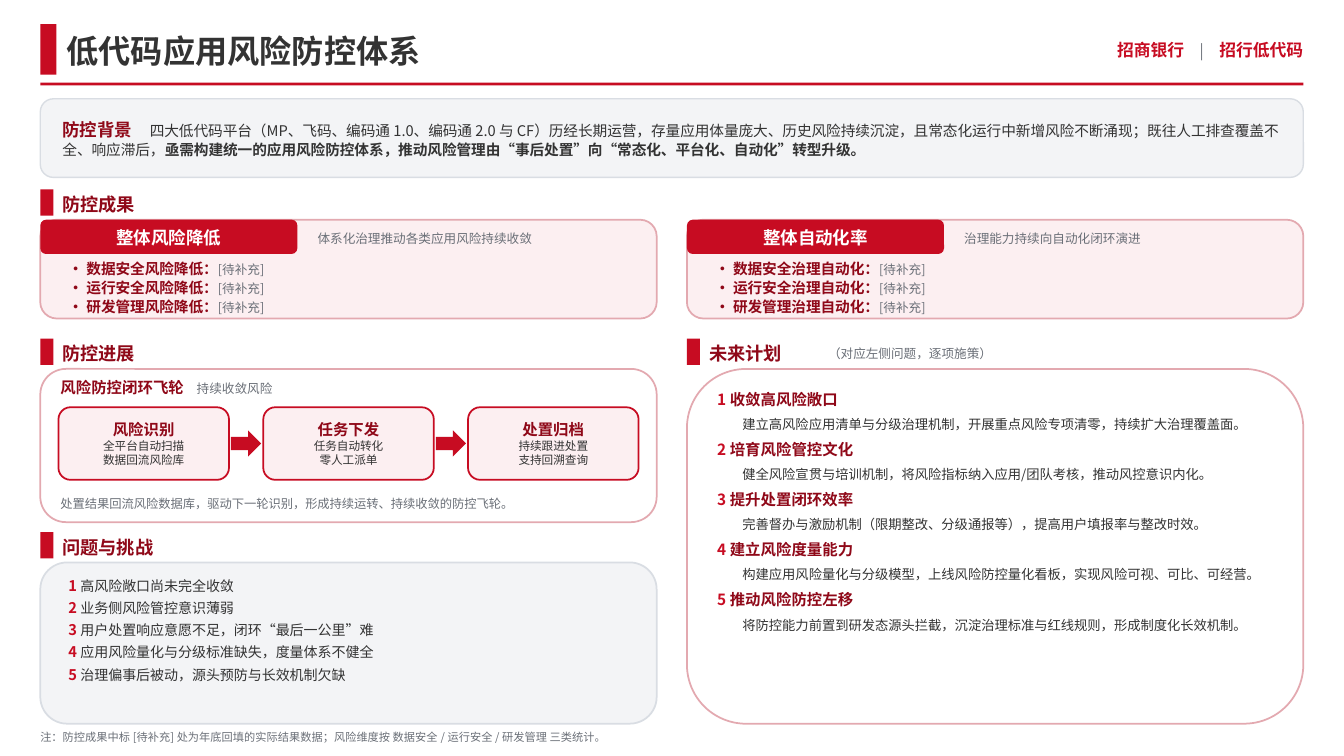
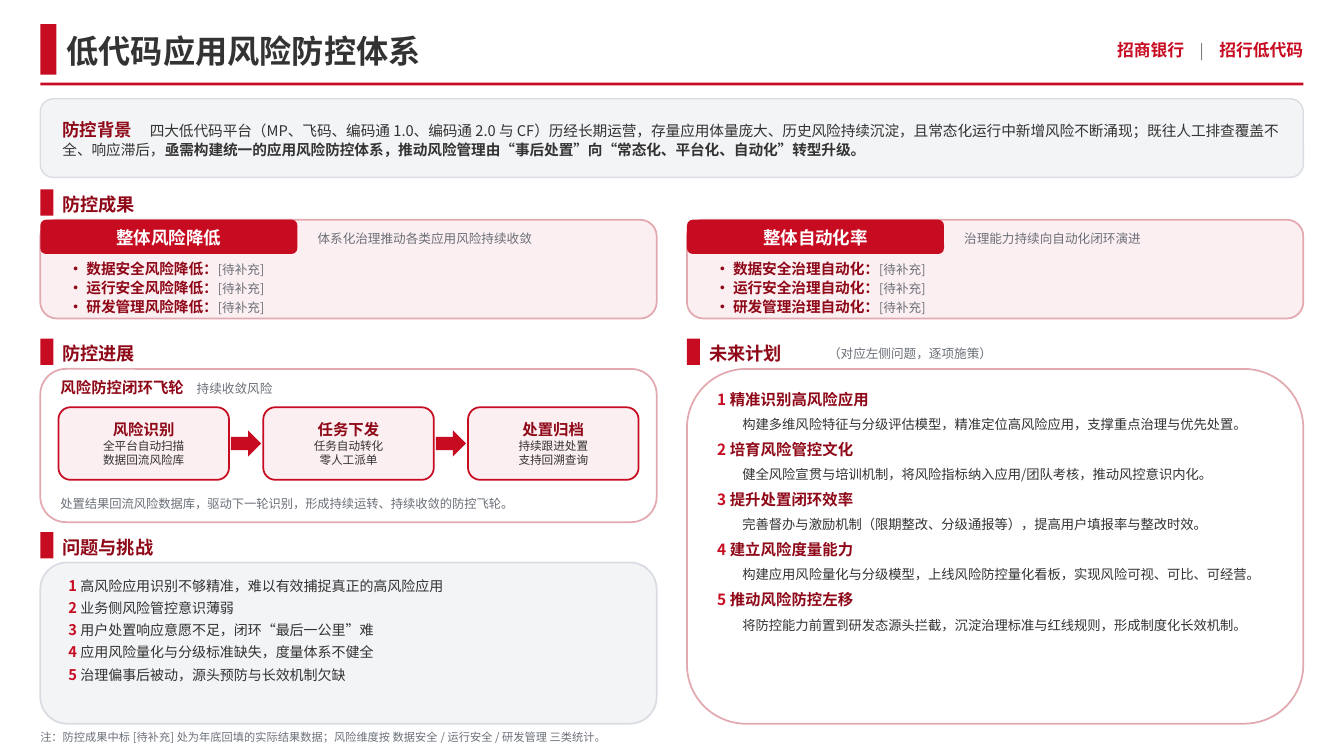
Before and after one commit to beango622-arch/firstProject, a slide deck: slide 1 of 低代码应用风险防控体系.pptx. Drawn at 1344x756 pixels with LibreOffice and Linux fonts; fonts in the diff are those of the drawing. Boxes give left, top, right and bottom in pixels: in the first picture for what was removed or moved away, otherwise in the second. Text is boxed around its words. In the diff, an @@ line names an element or a change of style, - is before the commit and + after.

```diff
--- a/低代码应用风险防控体系.pptx
+++ b/低代码应用风险防控体系.pptx
@@ text at bbox=[717, 392, 1246, 430]: text changed @@
-1 收敛高风险敞口
-建立高风险应用清单与分级治理机制，开展重点风险专项清零，持续扩大治理覆盖面。
+1 精准识别高风险应用
+构建多维风险特征与分级评估模型，精准定位高风险应用，支撑重点治理与优先处置。
@@ text at bbox=[68, 579, 443, 592]: text changed @@
-1 高风险敞口尚未完全收敛
+1 高风险应用识别不够精准，难以有效捕捉真正的高风险应用
```
